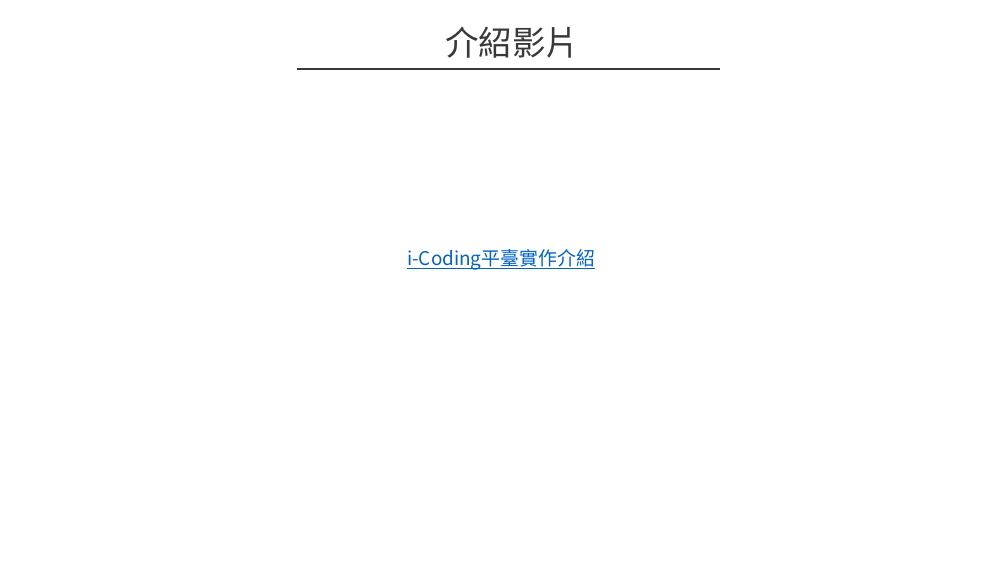
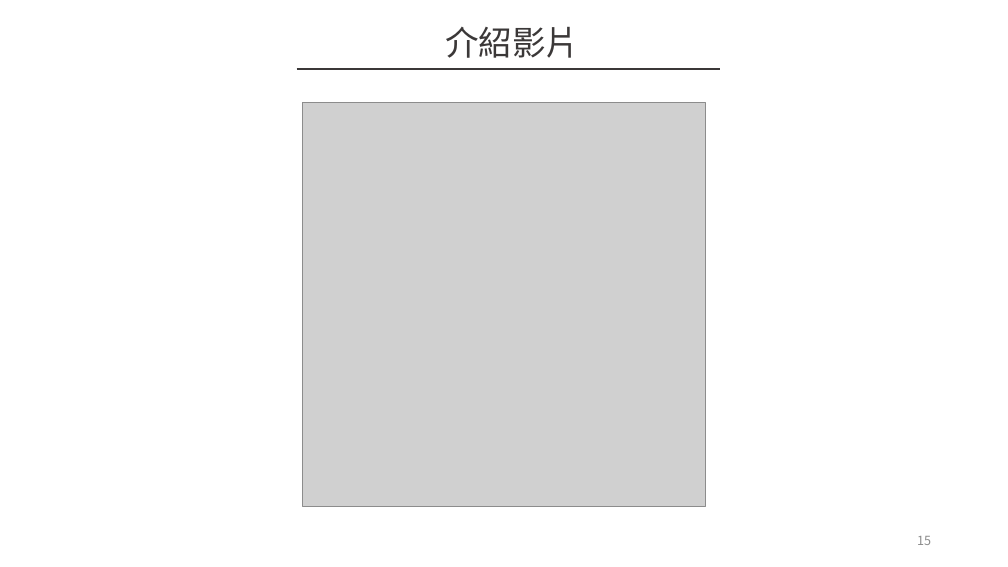
Before and after one commit to den19980107/nkust-online-study, a slide deck: slide 15 of i-Coding.pptx. Drawn at 1008x567 pixels with LibreOffice and Linux fonts; fonts in the diff are those of the drawing; grey boxes stand for pictures; background and template pictures are left out. Boxes give left, top, right and bottom in pixels: in the first picture for what was removed or moved away, otherwise in the second. Text is boxed around its words. In the diff, an @@ line names an element or a change of style, - is before the commit and + after.

```diff
--- a/i-Coding.pptx
+++ b/i-Coding.pptx
@@ picture added at bbox=[302, 103, 706, 506] @@
@@ text removed at bbox=[407, 249, 595, 270] @@
-i-Coding平臺實作介紹
@@ page number added at bbox=[917, 536, 931, 545], 12 pt, text #8C8C8C @@
+15
```
Also in this commit, not shown: 11 other slides changed.
